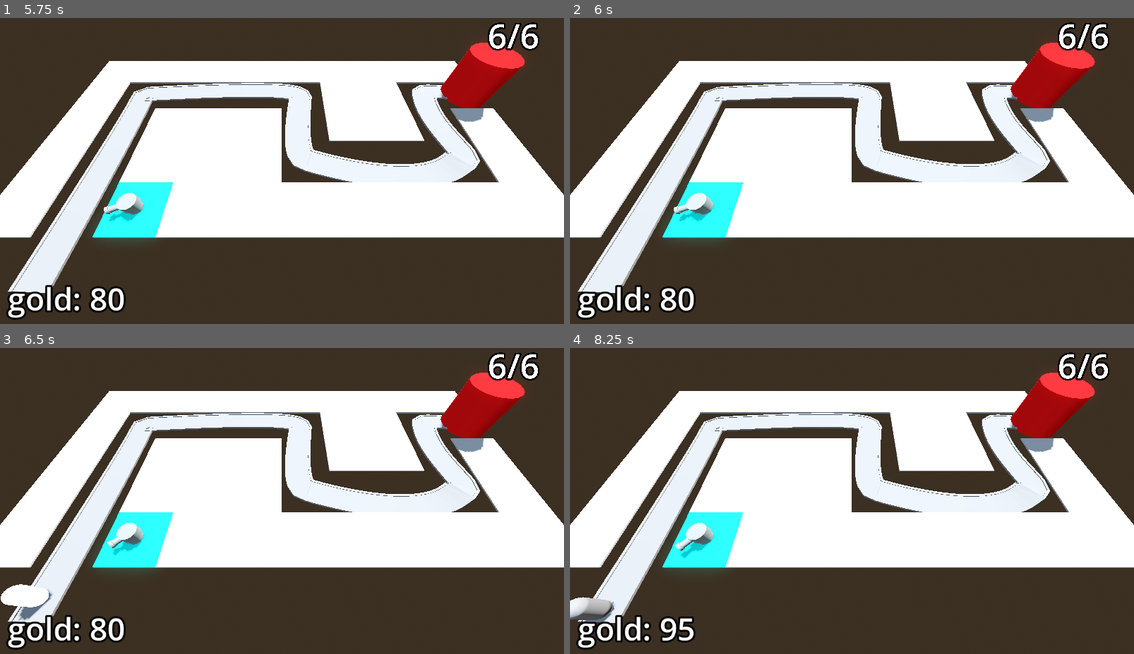
Above: before the commit, frames 1-4 (two rows, left to right).
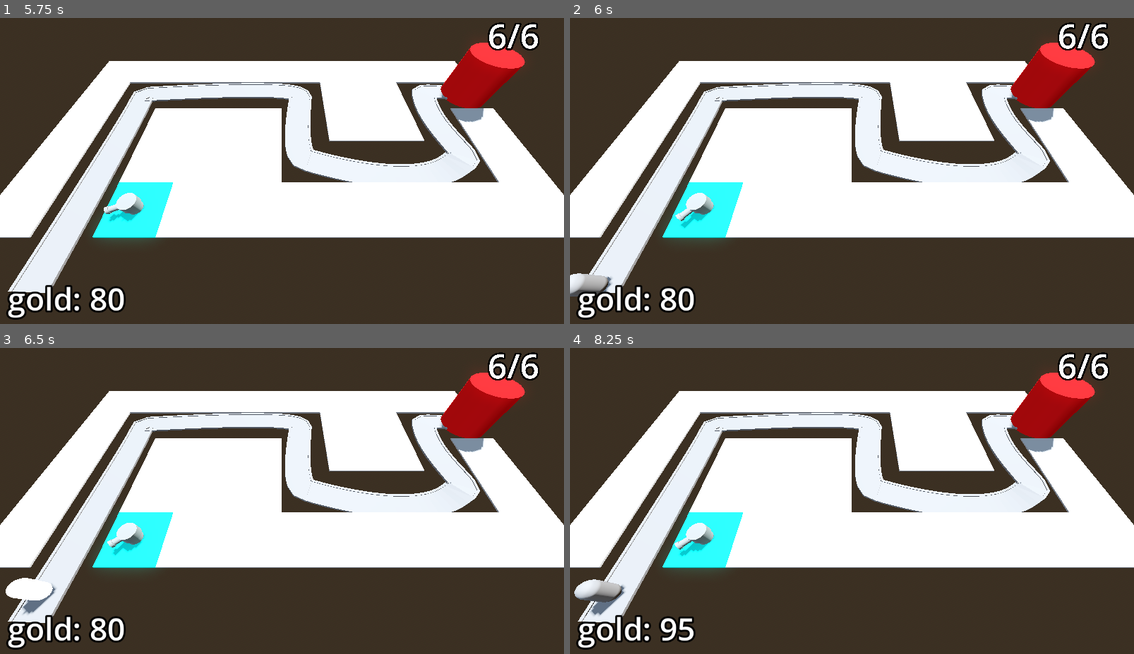
Above: after the commit, the same moments.

Repository: EsbenNyboe/TowerDefense
Game: Godot game, scene res://BaseLevel.tscn
Two runs of this game, one before a commit and one after it. Both use one fixed random seed, a clock stepped at 60 frames per second and the inputs below.
Inputs (mouse positions are in pixels of both pictures, inside the frame that each line leads up to):
- Up to frame 1 (5.75 s): tap Enter at 0.5, 2 s; move the mouse to (406, 152) at 0.52 s; press the mouse at (406, 152) at 0.53 s; tap Space at 1.25 s; move the mouse to (169, 186) at 1.27 s; release the mouse at (169, 186) at 1.28 s; click (169, 186) at 1.35 s; move the mouse to (338, 100) at 2.02 s; press the mouse at (338, 100) at 2.03 s; move the mouse to (253, 232) at 2.77 s; release the mouse at (253, 232) at 2.78 s; click (253, 232) at 2.85 s; move the mouse to (451, 216) at 3.52 s; press the mouse at (451, 216) at 3.53 s; move the mouse to (112, 122) at 4.27 s; release the mouse at (112, 122) at 4.28 s; click (112, 122) at 4.35 s; move the mouse to (310, 167) at 5.02 s; press the mouse at (310, 167) at 5.03 s
- Up to frame 2 (6 s): tap Space at 5.75 s; move the mouse to (767, 91) at 5.77 s; release the mouse at (767, 91) at 5.78 s; click (767, 91) at 5.85 s
- Up to frame 3 (6.5 s): no input
- Up to frame 4 (8.25 s): move the mouse to (976, 482) at 6.52 s; press the mouse at (976, 482) at 6.53 s; move the mouse to (739, 516) at 7.27 s; release the mouse at (739, 516) at 7.28 s; click (739, 516) at 7.35 s; move the mouse to (908, 430) at 8.02 s; press the mouse at (908, 430) at 8.03 s

Frame 1 is identical in both runs. In frame 2, 0.6% of the frame differs, in the area x 0-23%, y 60-92%; in frame 3, 0.4%; in frame 4, 1.1%, in the area x 0-22%, y 61-90%.

Commit message:
Animation-curve (difficulty curve)

Diff:
--- a/barbarianblaster/BaseLevel.tscn
+++ b/barbarianblaster/BaseLevel.tscn
@@ -8,6 +8,7 @@
 [ext_resource type="Script" uid="uid://dd2wlr87eva24" path="res://Turret/turret_manager.gd" id="5_cwwxe"]
 [ext_resource type="PackedScene" uid="uid://qkeiacwrvcpk" path="res://Turret/turret.tscn" id="6_ufkdr"]
 [ext_resource type="Script" uid="uid://de3nu1qrqfi72" path="res://bank.gd" id="8_tv3th"]
+[ext_resource type="PackedScene" uid="uid://btk5hjsfktrsl" path="res://DifficultyManager/difficulty_manager.tscn" id="9_xkmwr"]
 
 [sub_resource type="ProceduralSkyMaterial" id="ProceduralSkyMaterial_dq0bh"]
 sky_horizon_color = Color(0.662243, 0.671743, 0.686743, 1)
@@ -61,10 +62,11 @@
 "cells": PackedInt32Array(1, 65535, 1441792, 0, 65535, 1441792, 65535, 65535, 1441792, 65534, 3, 1441792, 65531, 2, 144 …(528 unchanged characters)…
 }
 
-[node name="EnemyPath" type="Path3D" parent="."]
+[node name="EnemyPath" type="Path3D" parent="." node_paths=PackedStringArray("difficulty_manager")]
 curve = SubResource("Curve3D_lvb7b")
 script = ExtResource("3_ufkdr")
 enemy_scene = ExtResource("2_5x8ra")
+difficulty_manager = NodePath("../DifficultyManager")
 
 [node name="Road" type="CSGPolygon3D" parent="EnemyPath"]
 polygon = PackedVector2Array(-1, 0, -1, 0.1, 1, 0.1, 1, 0)
@@ -142,4 +144,6 @@
 text = "Placeholder"
 label_settings = SubResource("LabelSettings_epnn3")
 
+[node name="DifficultyManager" parent="." instance=ExtResource("9_xkmwr")]
+
 [connection signal="timeout" from="EnemyPath/Timer" to="EnemyPath" method="spawn_enemy"]
--- /dev/null
+++ b/barbarianblaster/DifficultyManager/difficulty_manager.gd
@@ -0,0 +1,17 @@
+extends Node
+
+@export var game_length := 30.0
+@export var spawn_time_curve: Curve
+@onready var timer: Timer = $Timer
+
+func _ready() -> void:
+	timer.start(game_length)
+
+func _process(delta: float) -> void:
+	print(get_spawn_time())
+
+func game_progress_ratio() -> float:
+	return 1.0 - (timer.time_left / game_length)
+
+func get_spawn_time() -> float:
+	return spawn_time_curve.sample(game_progress_ratio())
--- /dev/null
+++ b/barbarianblaster/DifficultyManager/difficulty_manager.tscn
@@ -0,0 +1,15 @@
+[gd_scene load_steps=3 format=3 uid="uid://btk5hjsfktrsl"]
+
+[ext_resource type="Script" uid="uid://bgdm1umoiku36" path="res://DifficultyManager/difficulty_manager.gd" id="1_ab1g6"]
+
+[sub_resource type="Curve" id="Curve_ab1g6"]
+_limits = [0.25, 2.0, 0.0, 1.0]
+_data = [Vector2(0, 2), 0.0, -1.75, 0, 1, Vector2(1, 0.25), -1.75, 0.0, 1, 0]
+point_count = 2
+
+[node name="DifficultyManager" type="Node"]
+script = ExtResource("1_ab1g6")
+spawn_time_curve = SubResource("Curve_ab1g6")
+
+[node name="Timer" type="Timer" parent="."]
+one_shot = true
--- a/barbarianblaster/Enemy/enemy_path.gd
+++ b/barbarianblaster/Enemy/enemy_path.gd
@@ -1,7 +1,10 @@
 extends Path3D
 
 @export var enemy_scene: PackedScene
+@export var difficulty_manager: Node
+@onready var timer: Timer = $Timer
 
 func spawn_enemy() -> void:
 	var spawned_enemy = enemy_scene.instantiate()
 	add_child(spawned_enemy)
+	timer.wait_time = difficulty_manager.get_spawn_time()
--- a/barbarianblaster/RayPickerCamera/ray_picker_camera.gd
+++ b/barbarianblaster/RayPickerCamera/ray_picker_camera.gd
@@ -24,5 +24,7 @@
 						gridmap.set_cell_item(cell, 1)
 						turret_manager.build_turret(gridmap.map_to_local(cell))
 						bank.gold -= turret_cost
+		else:
+			Input.set_default_cursor_shape(Input.CURSOR_ARROW)
 	else:
 		Input.set_default_cursor_shape(Input.CURSOR_ARROW)
Not shown: 1 places in barbarianblaster/BaseLevel.tscn that only renumber resources
Not shown, added: barbarianblaster/DifficultyManager/difficulty_manager.gd.uid
